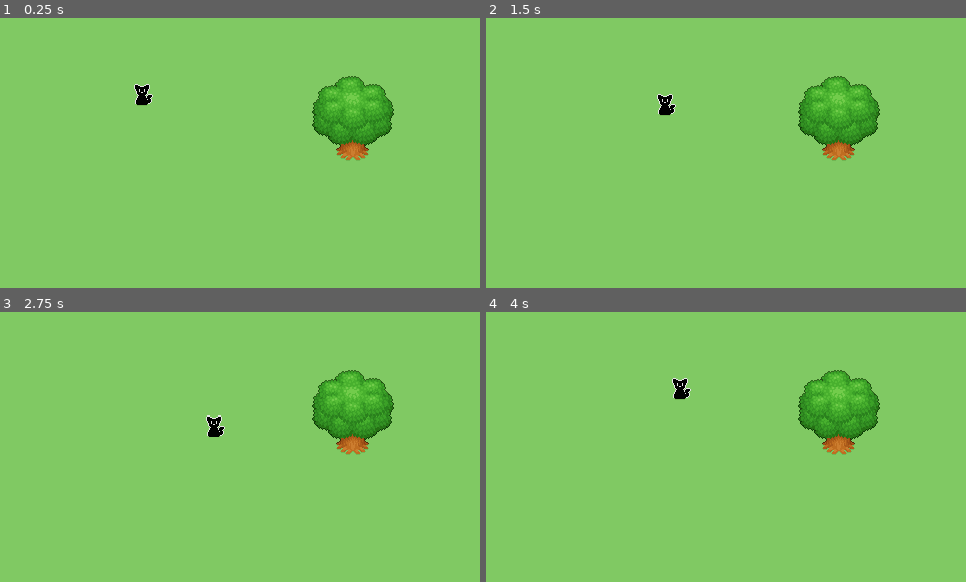
Above: before the commit, frames 1-4 (two rows, left to right).
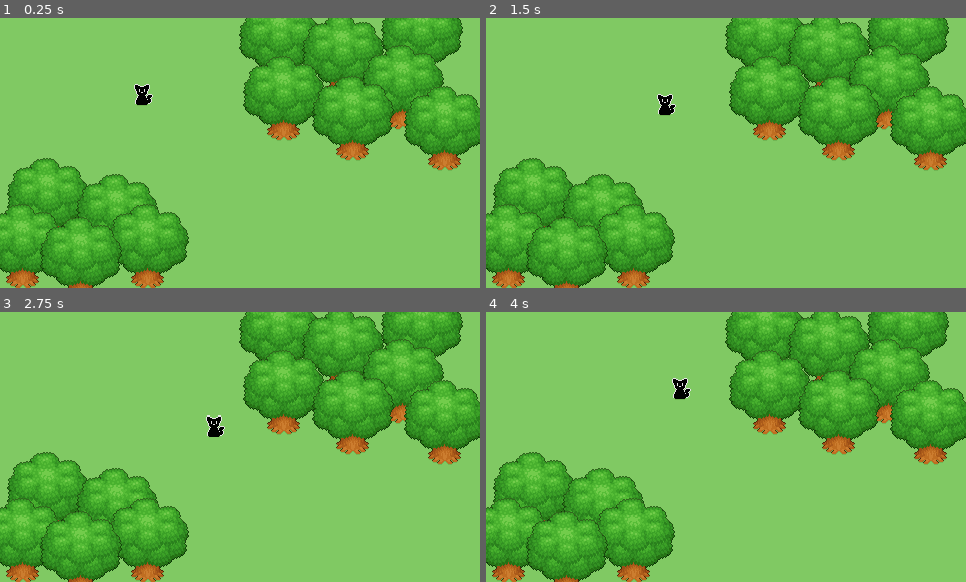
Above: after the commit, the same moments.

Repository: KingToot14/rpg_game
Game: Godot game, scene res://scenes/level_root.tscn
The game is run twice, just before and just after one commit, with the same random seed, the same clock (stepped at 60 frames per second) and the same inputs.
Inputs:
- Up to frame 1 (0.25 s): no input
- Up to frame 2 (1.5 s): tap Enter at 0.5 s; hold D (overworld_right) 0.53-1.28 s; hold S (overworld_down) from 1.28 s (still down)
- Up to frame 3 (2.75 s): release S (overworld_down) at 2.03 s; hold D (overworld_right) from 2.03 s (still down)
- Up to frame 4 (4 s): release D (overworld_right) at 2.78 s; hold W (overworld_up) 2.78-3.53 s; hold A (overworld_left) from 3.53 s (still down)

The runs differ from the first frame. In frame 1, 30% of the frame differs, in the area x 0-100%, y 0-100%; in frame 2, 30%; in frame 3, 30%; in frame 4, 30%.

Commit message:
Updated Wind and Tree trunk

Diff:
--- /dev/null
+++ b/environment/forest/trees/forest_tree.tscn
@@ -0,0 +1,74 @@
+[gd_scene load_steps=10 format=3 uid="uid://x3sh11ejtmsd"]
+
+[ext_resource type="Texture2D" uid="uid://d6smshem72ig" path="res://environment/forest/trees/tree_trunk.png" id="1_fpte0"]
+[ext_resource type="Shader" path="res://shaders/object_hider.gdshader" id="2_tet37"]
+[ext_resource type="Texture2D" uid="uid://v6nu604f644m" path="res://environment/forest/trees/trunk_shadow.png" id="3_io0x5"]
+[ext_resource type="Script" path="res://scripts/object_revealer.gd" id="4_jcd0y"]
+[ext_resource type="Texture2D" uid="uid://g3yg1avfni52" path="res://environment/forest/trees/tree_top.png" id="5_laa4x"]
+
+[sub_resource type="CircleShape2D" id="CircleShape2D_785ak"]
+radius = 12.5
+
+[sub_resource type="ShaderMaterial" id="ShaderMaterial_yrn7o"]
+resource_local_to_scene = true
+shader = ExtResource("2_tet37")
+shader_parameter/intensity = 0.0
+shader_parameter/player_influence = 0.15
+shader_parameter/radius = 0.15
+
+[sub_resource type="ShaderMaterial" id="ShaderMaterial_q41kw"]
+resource_local_to_scene = true
+shader = ExtResource("2_tet37")
+shader_parameter/intensity = 0.0
+shader_parameter/player_influence = 0.6
+shader_parameter/radius = 0.05
+
+[sub_resource type="CapsuleShape2D" id="CapsuleShape2D_btqaj"]
+radius = 31.0
+height = 80.0
+
+[node name="forest_tree" type="StaticBody2D"]
+z_index = 100
+y_sort_enabled = true
+position = Vector2(353, 131)
+
+[node name="collision" type="CollisionShape2D" parent="."]
+z_index = 1
+position = Vector2(-0.5, -4)
+shape = SubResource("CircleShape2D_785ak")
+debug_color = Color(0, 0.596078, 0.701961, 0)
+
+[node name="trunk" type="Sprite2D" parent="."]
+position = Vector2(0, -6)
+texture = ExtResource("1_fpte0")
+
+[node name="trunk_shadow" type="Sprite2D" parent="."]
+material = SubResource("ShaderMaterial_yrn7o")
+position = Vector2(0, -5)
+texture = ExtResource("3_io0x5")
+script = ExtResource("4_jcd0y")
+transparency = 1.0
+tween_speed = 0.3
+
+[node name="leaves" type="Sprite2D" parent="."]
+z_index = 10
+material = SubResource("ShaderMaterial_q41kw")
+position = Vector2(0, -38)
+texture = ExtResource("5_laa4x")
+script = ExtResource("4_jcd0y")
+transparency = 0.45
+tween_speed = 0.3
+
+[node name="player_collider" type="Area2D" parent="leaves"]
+collision_mask = 2
+
+[node name="shape" type="CollisionShape2D" parent="leaves/player_collider"]
+position = Vector2(0, 2)
+rotation = 1.5708
+shape = SubResource("CapsuleShape2D_btqaj")
+debug_color = Color(0, 0.596078, 0.701961, 0)
+
+[connection signal="body_entered" from="leaves/player_collider" to="trunk_shadow" method="set_visibility_state" binds= [false]]
+[connection signal="body_entered" from="leaves/player_collider" to="leaves" method="set_visibility_state" binds= [false]]
+[connection signal="body_exited" from="leaves/player_collider" to="trunk_shadow" method="set_visibility_state" binds= [true]]
+[connection signal="body_exited" from="leaves/player_collider" to="leaves" method="set_visibility_state" binds= [true]]
--- a/environment/grass/grass.gdshader
+++ b/environment/grass/grass.gdshader
@@ -42,7 +42,8 @@
 	COLOR = mix(vec4(0.0), get_side_color(0.0), step(0.001, COLOR.g));
 
 	// Small-scale wind
-	vec2 uv = UV + vec2(0.0, TEXTURE_PIXEL_SIZE.y * get_noise(UV, TEXTURE_PIXEL_SIZE, 0.05 * TIME * wind_speed));
+	//vec2 uv = UV + vec2(0.0, TEXTURE_PIXEL_SIZE.y * get_noise(UV, TEXTURE_PIXEL_SIZE, 0.05 * TIME * wind_speed));
+	vec2 uv = UV;
 
 	// Draw blade
 	for (float dist = 1.0; dist < MAX_GRASS_LENGTH; dist++) {
--- /dev/null
+++ b/environment/grass/grass_wind.gdshader
@@ -0,0 +1,16 @@
+shader_type canvas_item;
+
+// --- Uniforms --- //
+uniform float wind_speed = 0.5;
+
+uniform sampler2D noise_texture: repeat_enable, filter_nearest;
+uniform vec2 noise_size = vec2(512.0, 512.0);
+
+// --- Functions --- //
+float get_noise(vec2 uv, vec2 texture_pixel_size, float offset) {
+	return step(0.5, texture(noise_texture, vec2(uv.x / texture_pixel_size.x / noise_size.x + offset, 0.0f)).g);
+}
+
+void fragment() {
+	COLOR.g += get_noise(UV, TEXTURE_PIXEL_SIZE, 0.05 * TIME * wind_speed) / 255.0;
+}
--- a/scenes/level_root.tscn
+++ b/scenes/level_root.tscn
@@ -1,15 +1,12 @@
-[gd_scene load_steps=28 format=3 uid="uid://byb0hxqtbhtrv"]
+[gd_scene load_steps=22 format=3 uid="uid://byb0hxqtbhtrv"]
 
 [ext_resource type="Script" path="res://scripts/world_setter.gd" id="1_r7g6b"]
+[ext_resource type="Shader" path="res://environment/grass/grass_wind.gdshader" id="2_6qsyb"]
 [ext_resource type="TileSet" uid="uid://rmc5k4fi41mq" path="res://environment/grass/grass_tiles.tres" id="2_p5ycs"]
 [ext_resource type="TileSet" uid="uid://c3tsvb4ivgjbh" path="res://environment/forest/forest_grass.tres" id="3_1imi4"]
 [ext_resource type="Shader" path="res://environment/grass/grass.gdshader" id="3_ya7am"]
-[ext_resource type="Texture2D" uid="uid://d6smshem72ig" path="res://environment/forest/tree_trunk.png" id="4_sqol2"]
-[ext_resource type="Texture2D" uid="uid://g3yg1avfni52" path="res://environment/forest/tree_top.png" id="5_1os4c"]
-[ext_resource type="Texture2D" uid="uid://v6nu604f644m" path="res://environment/forest/trunk_shadow.png" id="6_fn2ob"]
-[ext_resource type="Script" path="res://scripts/object_revealer.gd" id="7_p5yly"]
+[ext_resource type="PackedScene" uid="uid://x3sh11ejtmsd" path="res://environment/forest/trees/forest_tree.tscn" id="6_ud6r8"]
 [ext_resource type="Script" path="res://entities/player/overworld_controller.gd" id="8_7p67f"]
-[ext_resource type="Shader" path="res://shaders/object_hider.gdshader" id="8_8bjgy"]
 [ext_resource type="Texture2D" uid="uid://b2kmxf2di48nw" path="res://entities/player/player.png" id="8_8rjbx"]
 [ext_resource type="Shader" path="res://environment/grass/grass_cover.gdshader" id="11_ifdd2"]
 
@@ -20,9 +17,17 @@
 height = 1
 noise = SubResource("FastNoiseLite_qxnm8")
 
+[sub_resource type="ShaderMaterial" id="ShaderMaterial_wgccq"]
+shader = ExtResource("2_6qsyb")
+shader_parameter/wind_speed = 0.5
+shader_parameter/noise_size = Vector2(512, 1)
+shader_parameter/noise_texture = SubResource("NoiseTexture2D_0ob3s")
+
 [sub_resource type="FastNoiseLite" id="FastNoiseLite_0ai87"]
 frequency = 0.0145
-fractal_type = 0
+fractal_octaves = 3
+fractal_lacunarity = 2.53
+fractal_gain = 0.305
 
 [sub_resource type="NoiseTexture2D" id="NoiseTexture2D_koqp5"]
 width = 480
@@ -53,25 +58,6 @@
 
 [sub_resource type="ViewportTexture" id="ViewportTexture_kyubb"]
 viewport_path = NodePath("environment/grass_viewport")
-
-[sub_resource type="CircleShape2D" id="CircleShape2D_785ak"]
-radius = 12.5
-
-[sub_resource type="ShaderMaterial" id="ShaderMaterial_yrn7o"]
-shader = ExtResource("8_8bjgy")
-shader_parameter/intensity = 0.0
-shader_parameter/player_influence = 0.15
-shader_parameter/radius = 0.15
-
-[sub_resource type="ShaderMaterial" id="ShaderMaterial_q41kw"]
-shader = ExtResource("8_8bjgy")
-shader_parameter/intensity = 0.0
-shader_parameter/player_influence = 0.6
-shader_parameter/radius = 0.05
-
-[sub_resource type="CapsuleShape2D" id="CapsuleShape2D_btqaj"]
-radius = 31.0
-height = 80.0
 
 [sub_resource type="ViewportTexture" id="ViewportTexture_uwv52"]
 viewport_path = NodePath("environment/grass_viewport")
@@ -105,6 +91,7 @@
 [node name="long_grass_tilemap" type="TileMap" parent="environment/grass_viewport"]
 visibility_layer = 2
 texture_filter = 1
+material = SubResource("ShaderMaterial_wgccq")
 position = Vector2(0, 5)
 rotation = -0.000235103
 tile_set = ExtResource("2_p5ycs")
@@ -123,46 +110,40 @@
 position = Vector2(240, 135)
 texture = SubResource("ViewportTexture_kyubb")
 
-[node name="forest_tree" type="StaticBody2D" parent="environment"]
-z_index = 100
-y_sort_enabled = true
-position = Vector2(353, 131)
+[node name="forest_tree" parent="environment" instance=ExtResource("6_ud6r8")]
 
-[node name="collision" type="CollisionShape2D" parent="environment/forest_tree"]
-z_index = 1
-position = Vector2(-0.5, -4)
-shape = SubResource("CircleShape2D_785ak")
-debug_color = Color(0, 0.596078, 0.701961, 0)
+[node name="forest_tree2" parent="environment" instance=ExtResource("6_ud6r8")]
+position = Vector2(280, 54)
 
-[node name="trunk" type="Sprite2D" parent="environment/forest_tree"]
-position = Vector2(0, -6)
-texture = ExtResource("4_sqol2")
+[node name="forest_tree3" parent="environment" instance=ExtResource("6_ud6r8")]
+position = Vector2(343, 69)
 
-[node name="trunk_shadow" type="Sprite2D" parent="environment/forest_tree"]
-material = SubResource("ShaderMaterial_yrn7o")
-position = Vector2(0, -5)
-texture = ExtResource("6_fn2ob")
-script = ExtResource("7_p5yly")
-transparency = 1.0
-tween_speed = 0.3
+[node name="forest_tree4" parent="environment" instance=ExtResource("6_ud6r8")]
+position = Vector2(422, 49)
 
-[node name="leaves" type="Sprite2D" parent="environment/forest_tree"]
-z_index = 10
-material = SubResource("ShaderMaterial_q41kw")
-position = Vector2(0, -38)
-texture = ExtResource("5_1os4c")
-script = ExtResource("7_p5yly")
-transparency = 0.45
-tween_speed = 0.3
+[node name="forest_tree5" parent="environment" instance=ExtResource("6_ud6r8")]
+position = Vector2(403, 100)
 
-[node name="player_collider" type="Area2D" parent="environment/forest_tree/leaves"]
-collision_mask = 2
+[node name="forest_tree6" parent="environment" instance=ExtResource("6_ud6r8")]
+position = Vector2(284, 111)
 
-[node name="shape" type="CollisionShape2D" parent="environment/forest_tree/leaves/player_collider"]
-position = Vector2(0, 2)
-rotation = 1.5708
-shape = SubResource("CapsuleShape2D_btqaj")
-debug_color = Color(0, 0.596078, 0.701961, 0)
+[node name="forest_tree7" parent="environment" instance=ExtResource("6_ud6r8")]
+position = Vector2(445, 141)
+
+[node name="forest_tree8" parent="environment" instance=ExtResource("6_ud6r8")]
+position = Vector2(48, 213)
+
+[node name="forest_tree9" parent="environment" instance=ExtResource("6_ud6r8")]
+position = Vector2(117, 229)
+
+[node name="forest_tree10" parent="environment" instance=ExtResource("6_ud6r8")]
+position = Vector2(23, 259)
+
+[node name="forest_tree11" parent="environment" instance=ExtResource("6_ud6r8")]
+position = Vector2(81, 272)
+
+[node name="forest_tree12" parent="environment" instance=ExtResource("6_ud6r8")]
+position = Vector2(148, 259)
 
 [node name="player" type="CharacterBody2D" parent="." node_paths=PackedStringArray("position_marker")]
 z_index = 100
@@ -185,8 +166,3 @@
 
 [node name="position_marker" type="Marker2D" parent="player"]
 position = Vector2(-1, -5)
-
-[connection signal="body_entered" from="environment/forest_tree/leaves/player_collider" to="environment/forest_tree/trunk_shadow" method="set_visibility_state" binds= [false]]
-[connection signal="body_entered" from="environment/forest_tree/leaves/player_collider" to="environment/forest_tree/leaves" method="set_visibility_state" binds= [false]]
-[connection signal="body_exited" from="environment/forest_tree/leaves/player_collider" to="environment/forest_tree/trunk_shadow" method="set_visibility_state" binds= [true]]
-[connection signal="body_exited" from="environment/forest_tree/leaves/player_collider" to="environment/forest_tree/leaves" method="set_visibility_state" binds= [true]]
Binary file removed: environment/forest/tree_trunk.png
Renamed: environment/forest/tree_top.png -> environment/forest/trees/tree_top.png
Not shown, changed: environment/forest/trees/tree_top.png.import
Binary file added: environment/forest/trees/tree_trunk.png
Not shown, changed: environment/forest/trees/tree_trunk.png.import
Renamed: environment/forest/trunk_shadow.png -> environment/forest/trees/trunk_shadow.png
Not shown, changed: environment/forest/trees/trunk_shadow.png.import
